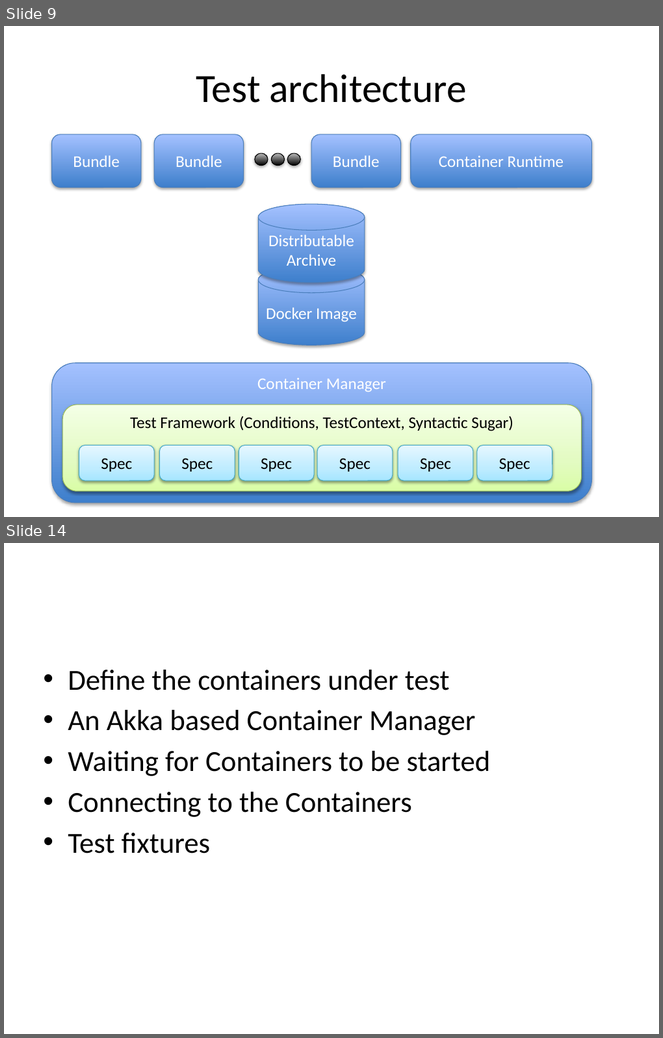
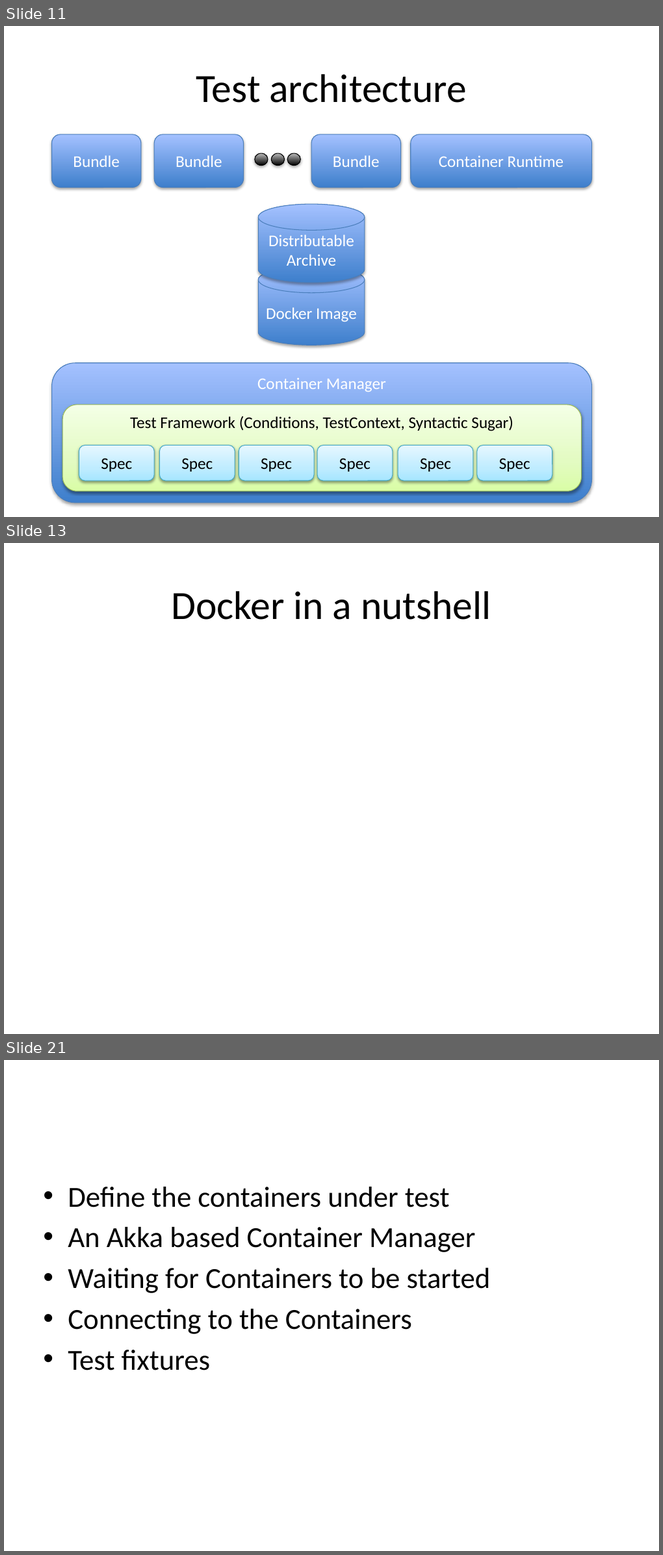
Before and after one commit to woq-blended/woq.github.io, a slide deck: media/IntegrationTesting.pptx. Shown one above the other, each under a label of ours: slides 9 and 14 before the commit, slides 11, 13 and 21 after it; the slides between them are not shown. The pictures are 663x1038 and 663x1555 pixels, drawn with LibreOffice and Linux fonts; fonts in the diff are those of the drawing. Boxes give left, top, right and bottom in pixels: in the first picture for what was removed or moved away, otherwise in the second. Text is boxed around its words. In the diff, an @@ line names an element or a change of style, - is before the commit and + after.

```diff
--- a/media/IntegrationTesting.pptx
+++ b/media/IntegrationTesting.pptx
@@ slide 13 added at [4, 543, 659, 1034], background #FFFFFF @@
@@ title added at [171, 591, 491, 620], 44 pt, text #000000 @@
+Docker in a nutshell
@@ what was slide 9 is now slide 11 @@
@@ what was slide 14 is now slide 21 @@
```
Also in this commit, not shown: 14 slides changed, 9 other slides added, 1 slide removed, 4 other files.
